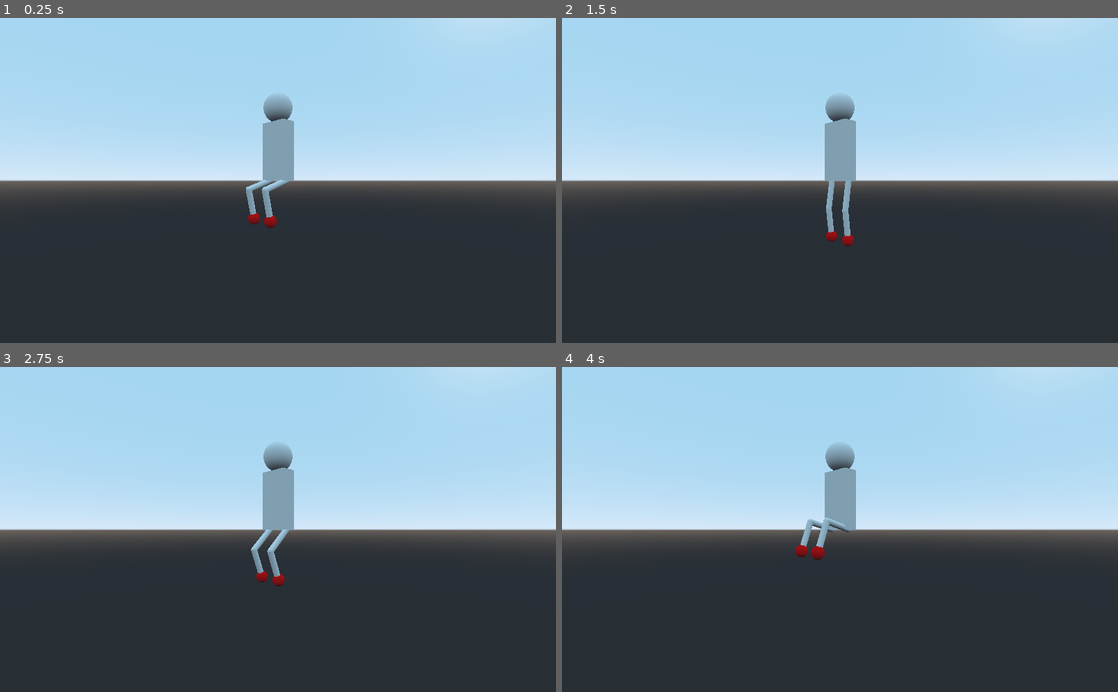
Above: before the commit, frames 1-4 (two rows, left to right).
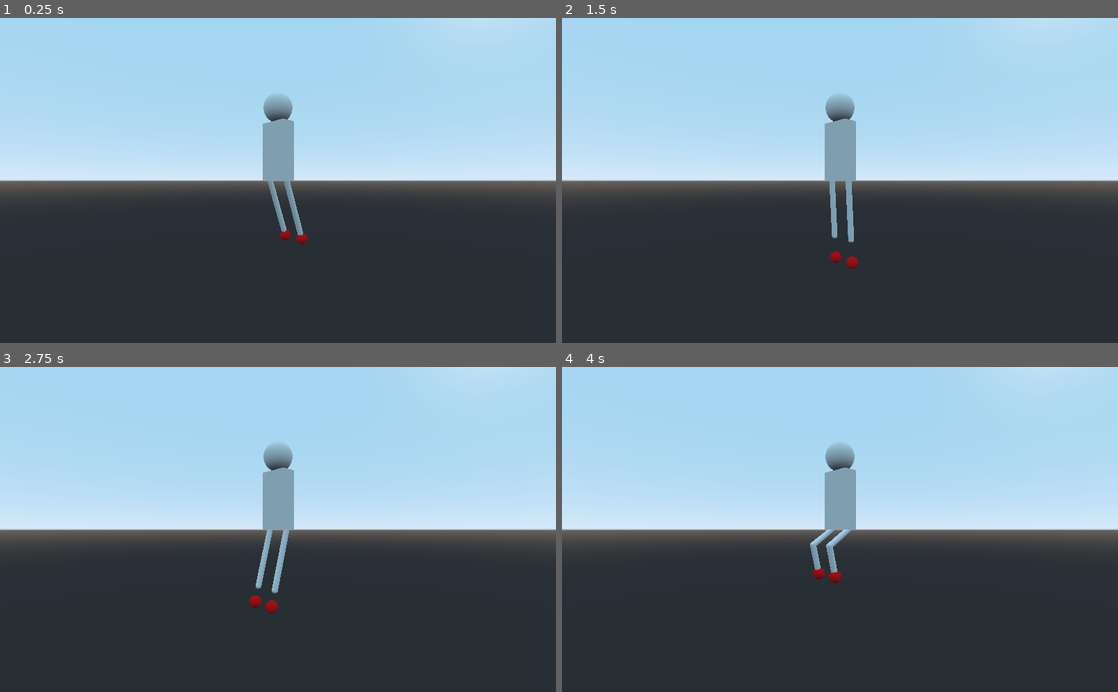
Above: after the commit, the same moments.

Repository: ogilliland/football-game
Game: Godot game, scene res://game.tscn
Same seed, same stepped clock (60 frames per second), same inputs: the game is played once before the commit and once after it.
Inputs:
- Up to frame 1 (0.25 s): no input
- Up to frame 2 (1.5 s): no input
- Up to frame 3 (2.75 s): no input
- Up to frame 4 (4 s): no input

The runs differ from the first frame. In frame 1, 0.8% of the frame differs, in the area x 44-56%, y 49-70%; in frame 2, 0.6%; in frame 3, 0.8%; in frame 4, 0.8%.

Commit message:
Make IK work in any 2D plane

Diff:
--- a/character.tscn
+++ b/character.tscn
@@ -1,7 +1,6 @@
-[gd_scene load_steps=8 format=2]
+[gd_scene load_steps=7 format=2]
 
-[ext_resource path="res://limb_joint.tscn" type="PackedScene" id=1]
-[ext_resource path="res://leg_ik.gd" type="Script" id=2]
+[ext_resource path="res://leg_ik.tscn" type="PackedScene" id=2]
 [ext_resource path="res://target_motion.gd" type="Script" id=3]
 
 [sub_resource type="CubeMesh" id=3]
@@ -49,28 +48,9 @@
 skeleton = NodePath("../../LeftFootTarget")
 material/0 = SubResource( 2 )
 
-[node name="LeftLeg" parent="." instance=ExtResource( 1 )]
-transform = Transform( 1, 0, 0, 0, 1, 0, 0, 0, 1, -0.1, 0.5, 0 )
-script = ExtResource( 2 )
-child = NodePath("LeftShin")
+[node name="LeftLeg" parent="." instance=ExtResource( 2 )]
 target = NodePath("../Body/LeftFootTarget")
 
-[node name="LeftShin" parent="LeftLeg" instance=ExtResource( 1 )]
-transform = Transform( 1, 0, 0, 0, 1, 0, 0, 0, 1, 0, -0.25, 0 )
-child = NodePath("LeftFoot")
-
-[node name="LeftFoot" type="Position3D" parent="LeftLeg/LeftShin"]
-transform = Transform( 1, 0, 0, 0, 1, 0, 0, 0, 1, 0, -0.25, 0 )
-
-[node name="RightLeg" parent="." instance=ExtResource( 1 )]
+[node name="RightLeg" parent="." instance=ExtResource( 2 )]
 transform = Transform( 1, 0, 0, 0, 1, 0, 0, 0, 1, 0.1, 0.5, 0 )
-script = ExtResource( 2 )
-child = NodePath("RightShin")
 target = NodePath("../Body/RightFootTarget")
-
-[node name="RightShin" parent="RightLeg" instance=ExtResource( 1 )]
-transform = Transform( 1, 0, 0, 0, 1, 0, 0, 0, 1, 0, -0.25, 0 )
-child = NodePath("RightFoot")
-
-[node name="RightFoot" type="Position3D" parent="RightLeg/RightShin"]
-transform = Transform( 1, 0, 0, 0, 1, 0, 0, 0, 1, 0, -0.25, 0 )
--- a/leg_ik.gd
+++ b/leg_ik.gd
@@ -1,11 +1,13 @@
-extends "res://limb_joint.gd"
+tool
+extends Spatial
 
 export var target: NodePath
 
 var joint_length: float
 
 func _ready() -> void:
-	joint_length = get_node(child).translation.length()
+	var child = get_child(0)
+	joint_length = child.get_node(child.child).translation.length()
 
 func _physics_process(_delta: float) -> void:
 	update_ik()
@@ -14,13 +16,16 @@
 	var offset = get_node(target).global_transform.origin - global_transform.origin
 	var offset_length = offset.length()
 	var angles = get_angles(joint_length, offset_length, joint_length)
-	var a_prime = atan2(offset.y, offset.z)
-	rotation.x = -1 * (angles.a + a_prime + 0.5*PI)
-	get_node(child).rotation.x = PI - angles.b
+	var offset_y = offset.dot(global_transform.basis.y)
+	var offset_z = offset.dot(global_transform.basis.z)
+	var a_prime = atan2(offset_y, offset_z)
+	var child = get_child(0)
+	child.rotation.x = -1 * (angles.a + a_prime + 0.5*PI)
+	child.get_node(child.child).rotation.x = PI - angles.b
 
 func get_angles(side_a: float, side_b: float, side_c: float) -> Dictionary:
 	if side_b > side_a + side_c:
-		return { "a": 0, "b": 0 }
+		return { "a": 0, "b": PI }
 	var angle_a = cosine_rule(side_b, side_c, side_a)
 	var angle_b = cosine_rule(side_a, side_c, side_b)
 	return { "a": angle_a, "b": angle_b }
--- /dev/null
+++ b/leg_ik.tscn
@@ -0,0 +1,18 @@
+[gd_scene load_steps=3 format=2]
+
+[ext_resource path="res://limb_joint.tscn" type="PackedScene" id=2]
+[ext_resource path="res://leg_ik.gd" type="Script" id=3]
+
+[node name="Leg" type="Spatial"]
+transform = Transform( 1, 0, 0, 0, 1, 0, 0, 0, 1, -0.1, 0.5, 0 )
+script = ExtResource( 3 )
+
+[node name="Thigh" parent="." instance=ExtResource( 2 )]
+child = NodePath("Shin")
+
+[node name="Shin" parent="Thigh" instance=ExtResource( 2 )]
+transform = Transform( 1, 0, 0, 0, 1, 0, 0, 0, 1, 0, -0.25, 0 )
+child = NodePath("Foot")
+
+[node name="Foot" type="Position3D" parent="Thigh/Shin"]
+transform = Transform( 1, 0, 0, 0, 1, 0, 0, 0, 1, 0, -0.25, 0 )
--- a/target_motion.gd
+++ b/target_motion.gd
@@ -1,5 +1,5 @@
 extends Position3D
 
 func _physics_process(_delta: float) -> void:
-	translation.y = 0.2 * sin(OS.get_ticks_msec() * 0.001) + 0.2
-	translation.z = 0.2 * sin(OS.get_ticks_msec() * 0.001) + 0.2
+	translation.y = 0.2 * sin(OS.get_ticks_msec() * 0.001)
+	translation.z = 0.2 * cos(OS.get_ticks_msec() * 0.001)
